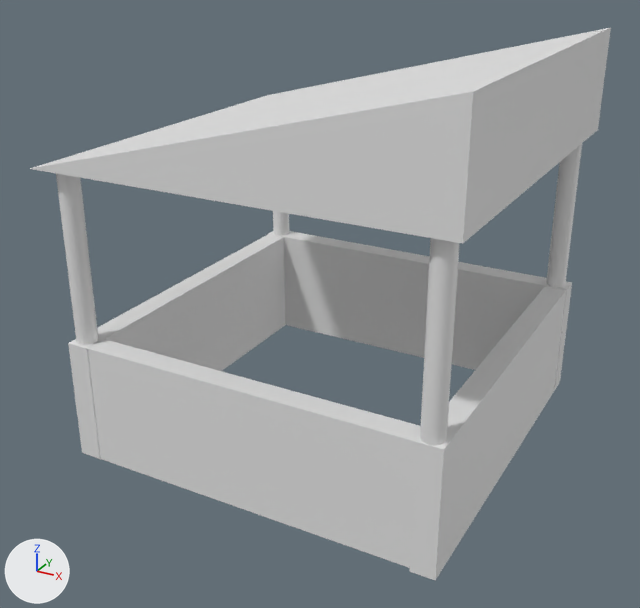
The Blender file Snowy ARPG/Assets/Things/Sprites/Houses/Shop.blend as it was, and as the next commit left it.
Before and after are seen from a 50 mm lens placed at (4.17, -8.38, 5.47), pointed at (-0.15, -0.53, 1.54). Arrows for +X, +Y and +Z are at lower left; the lights stay in place.

The scene before the commit, as lines of its bpy script (objects in view):
```python
ob_cube = bpy.data.objects.new('Cube', me_cube_001)
ob_cube.location = (-0.09, -2.18, 0.67)
ob_cube.scale = (-2.11, -0.127, -0.677)
ob_cube_001 = bpy.data.objects.new('Cube.001', me_cube_002)
ob_cube_001.location = (1.89, -0.2, 0.65)
ob_cube_001.rotation_euler = (0.0, 0.0, 1.571)  # degrees (0, 0, 90)
ob_cube_001.scale = (2.11, 0.127, 0.697)
ob_cube_002 = bpy.data.objects.new('Cube.002', me_cube_003)
ob_cube_002.location = (-2.06, -0.21, 0.67)
ob_cube_002.rotation_euler = (0.0, 0.0, 1.571)  # degrees (0, 0, 90)
ob_cube_002.scale = (-2.11, -0.127, -0.677)
ob_cube_003 = bpy.data.objects.new('Cube.003', me_cube_004)
ob_cube_003.location = (-0.08, 1.78, 0.68)
ob_cube_003.scale = (-2.11, -0.127, -0.677)
ob_cube_004 = bpy.data.objects.new('Cube.004', me_cube_005)
ob_cube_004.location = (-2.36, -0.22, 3.78)
ob_cube_004.scale = (2.21, 2.18, 0.56)
ob_cylinder = bpy.data.objects.new('Cylinder', me_cylinder)
ob_cylinder.location = (1.86, 1.77, 1.62)
ob_cylinder.scale = (0.113, 0.113, 1.61)
ob_cylinder_001 = bpy.data.objects.new('Cylinder.001', me_cylinder_001)
ob_cylinder_001.location = (1.87, -2.19, 1.63)
ob_cylinder_001.scale = (0.113, 0.113, 1.61)
ob_cylinder_002 = bpy.data.objects.new('Cylinder.002', me_cylinder_002)
ob_cylinder_002.location = (-2.04, 1.78, 1.64)
ob_cylinder_002.scale = (0.113, 0.113, 1.61)
ob_cylinder_003 = bpy.data.objects.new('Cylinder.003', me_cylinder_003)
ob_cylinder_003.location = (-2.06, -2.16, 1.62)
ob_cylinder_003.scale = (0.113, 0.113, 1.61)
```
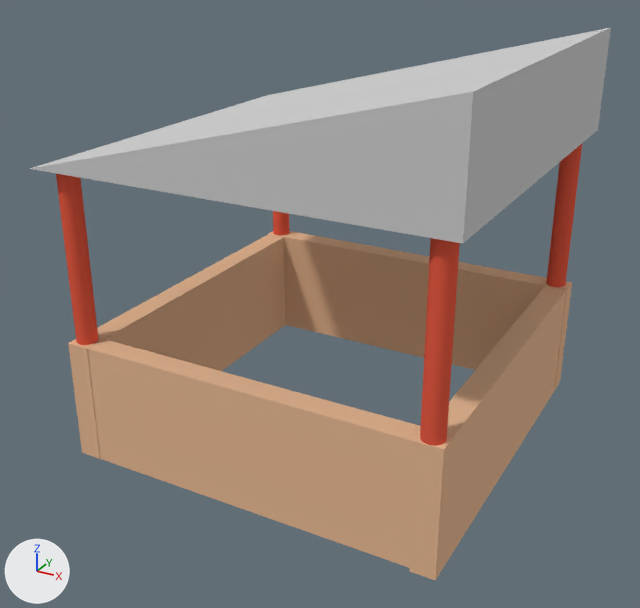
Changed parts and their boxes [x1, y1, x2, y2] in the pictures (640 x 608 px):
'Cube.004', recoloured: [31, 28, 611, 244] in both
'Cube', recoloured: [68, 339, 455, 576] in both
'Cube.003', recoloured: [268, 231, 572, 389] in both
'Cube.001', recoloured: [409, 286, 566, 580] in both
'Cube.002', recoloured: [68, 234, 285, 459] in both
'Cylinder.001', recoloured (grey to red): [420, 238, 460, 446] in both
'Cylinder.003', recoloured (grey to red): [56, 174, 98, 345] in both
'Cylinder', recoloured (grey to red): [546, 144, 582, 287] in both
'Cylinder.002', recoloured (grey to red): [273, 211, 289, 235] in both

What changed in the scene script:
```text
Add mat_material_001:
    mat_material_001 = diffuse_material('Material.001')
    mat_material_001.base_color = (0.8, 0.485, 0.298)  # beige #e7b994
Add mat_material_003:
    mat_material_003 = diffuse_material('Material.003')
    mat_material_003.base_color = (0.8, 0.109, 0.0595)  # red #e75d45
Add mat_material_002:
    mat_material_002 = diffuse_material('Material.002')
    mat_material_002.base_color = (0.615, 0.615, 0.615)  # light grey #cecece
Change me_cube_005:
    where me_cube_005.from_pydata(...)  # 6 vertices, 5 faces; spans x 0.01..2.01, y -1.0..1.0, z -1.0..1.0
    add me_cube_005.materials.append(mat_material_002)  # light grey #cecece
Change me_cylinder_003:
    where me_cylinder_003.from_pydata(...)  # 64 vertices, 34 faces; spans x -1.0..1.0, y -1.0..1.0, z -1.0..1.0
    add me_cylinder_003.materials.append(mat_material_003)  # red #e75d45
Change me_cylinder_002:
    where me_cylinder_002.from_pydata(...)  # 64 vertices, 34 faces; spans x -1.0..1.0, y -1.0..1.0, z -1.0..1.0
    add me_cylinder_002.materials.append(mat_material_003)  # red #e75d45
Change me_cylinder_001:
    where me_cylinder_001.from_pydata(...)  # 64 vertices, 34 faces; spans x -1.0..1.0, y -1.0..1.0, z -1.0..1.0
    add me_cylinder_001.materials.append(mat_material_003)  # red #e75d45
Change me_cylinder:
    where me_cylinder.from_pydata(...)  # 64 vertices, 34 faces; spans x -1.0..1.0, y -1.0..1.0, z -1.0..1.0
    add me_cylinder.materials.append(mat_material_003)  # red #e75d45
Change me_cube_004:
    where me_cube_004.from_pydata(...)  # 12 vertices, 10 faces; spans x -1.0..1.0, y -1.0..1.0, z -1.0..1.0
    add me_cube_004.materials.append(mat_material_001)  # beige #e7b994
Change me_cube_003:
    where me_cube_003.from_pydata(...)  # 12 vertices, 10 faces; spans x -1.0..1.0, y -1.0..1.0, z -1.0..1.0
    add me_cube_003.materials.append(mat_material_001)  # beige #e7b994
Change me_cube_002:
    where me_cube_002.from_pydata(...)  # 12 vertices, 10 faces; spans x -1.0..1.0, y -1.0..1.0, z -1.0..1.0
    add me_cube_002.materials.append(mat_material_001)  # beige #e7b994
Change me_cube_001:
    where me_cube_001.from_pydata(...)  # 12 vertices, 10 faces; spans x -1.0..1.0, y -1.0..1.0, z -1.0..1.0
    add me_cube_001.materials.append(mat_material_001)  # beige #e7b994
```
